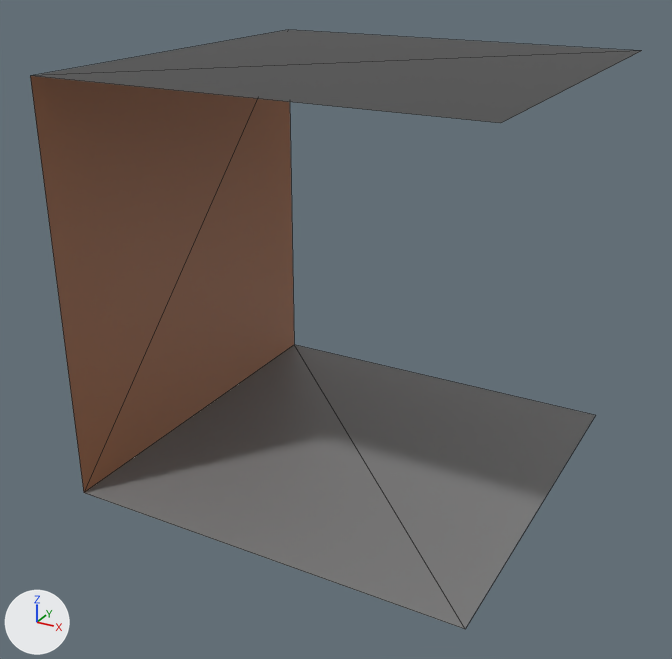
A saved change to the glTF model ressources/models/wall_4.glb.
The view is the same before and after, from a camera (50 mm lens) standing at (2.93, -5.7, 3.86) and looking at (-0.08, -0.23, 1.13). The lights are fixed; the arrows at lower left show +X, +Y and +Z. Mesh edges are drawn as thin lines. Vertices at the same position are counted once.

Script lines for the objects in view, before the commit:
```python
me_cube = bpy.data.meshes.new('Cube')
me_cube.from_pydata(...)  # 8 vertices, 6 faces; spans x -1.5..1.5, y -1.5..1.5, z 0.0..3.0
me_cube.materials.append(mat_material)  # picture img_diffuse_bmp
ob_cube = bpy.data.objects.new('Cube', me_cube)
ob_cube.location = (0.0, 0.0, 0.0)
```
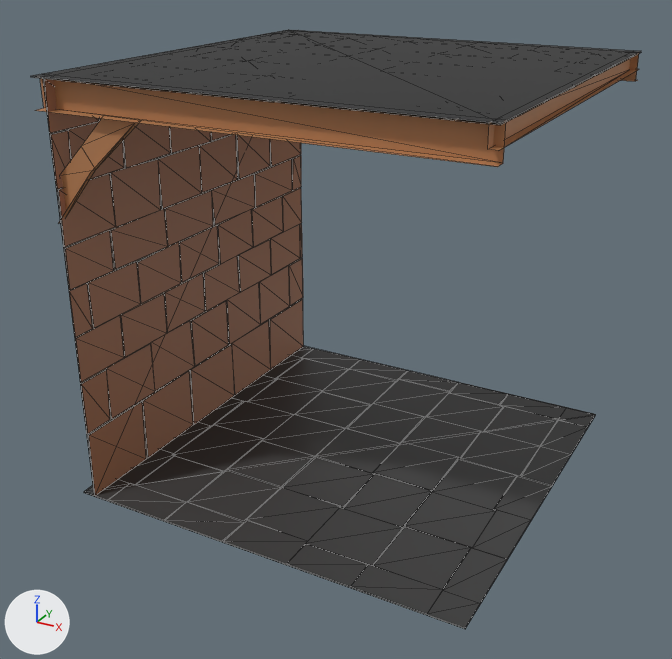
Commit message: Wall models

Changed parts and their boxes (x1, y1, x2, y2) in the pictures (672 x 659 px):
part 1 of me_cube, added: after (30, 52, 641, 628)

Diff of the bpy script that builds the scene:
```diff
--- a/ressources/models/wall_4.glb.py
+++ b/ressources/models/wall_4.glb.py
@@ me_cube @@
 # used by ob_cube; location = (0.0, 0.0, 0.0)
-me_cube.from_pydata(...)  # 8 vertices, 6 faces; spans x -1.5..1.5, y -1.5..1.5, z 0.0..3.0
+me_cube.from_pydata(...)  # 620 vertices, 334 faces; spans x -1.5..1.5, y -1.5..1.5, z 0.0..3.0
+# me_cube part 1: 612 vertices added at x -1.5..1.5, y -1.5..1.5, z 0.0..3.0
 me_cube.materials.append(mat_material)
```
